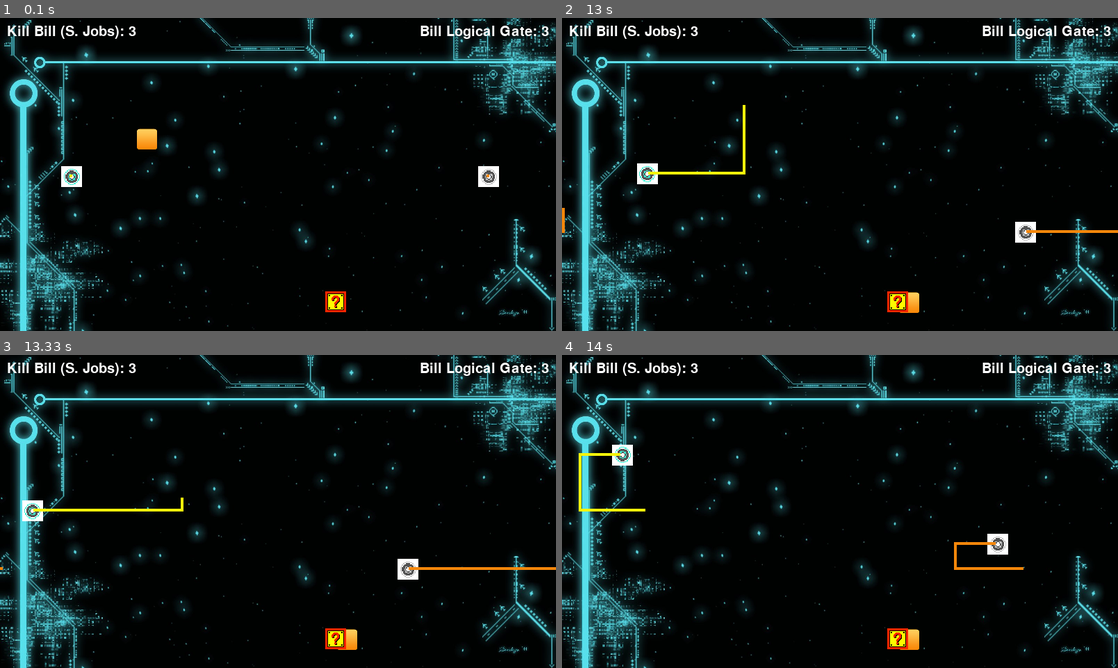
Above: before the commit, frames 1-4 (two rows, left to right).
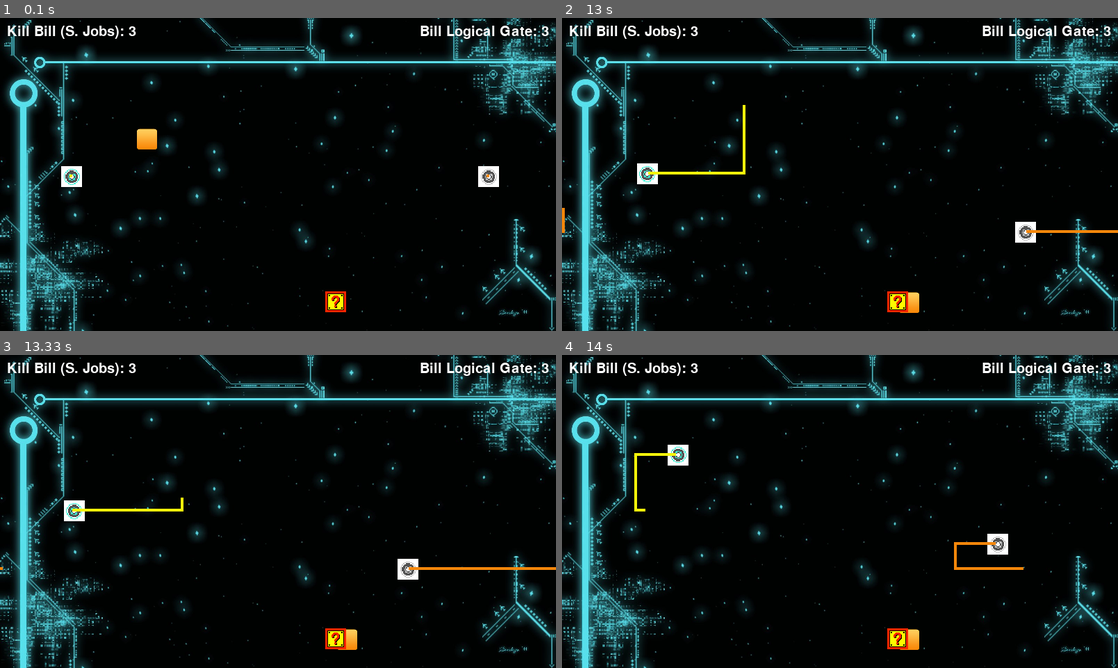
Above: after the commit, the same moments.

Repository: cruzas/tron_kart
Game: pygame game, started from main/trongrid.py
Same seed, same stepped clock (60 frames per second), same inputs: the game is played once before the commit and once after it.
Inputs:
- Up to frame 1 (0.1 s): no input
- Up to frame 2 (13 s): hold Left 0.33-0.87 s; hold Down 0.9-1.2 s; hold S 0.9-1.2 s; hold Left 1.23-1.63 s; hold A 1.23-1.63 s; hold Up 1.67-2.03 s; hold W 1.67-2.03 s; hold Right 2.07-2.7 s; hold D 2.07-2.7 s; hold Down 2.73-3.1 s; hold S 2.73-3.1 s; hold Left 3.13-3.6 s; hold A 3.13-3.6 s; tap E at 3.28, 4.62, 6.02, 7.52, 8.92, 10.32, 11.48 s; hold Right 3.63-4.1 s; hold D 3.63-4.1 s; tap Right Shift at 3.78, 5.12, 6.45, 7.92, 9.25, 10.65, 12.15 s; hold Up 4.13-4.43 s; hold W 4.13-4.43 s; hold Right 4.47-4.93 s; hold D 4.47-4.93 s; hold Left 4.97-5.5 s; hold A 4.97-5.5 s; hold Down 5.53-5.83 s; hold S 5.53-5.83 s; hold Left 5.87-6.27 s; hold A 5.87-6.27 s; hold Up 6.3-6.67 s; hold W 6.3-6.67 s; hold Right 6.7-7.33 s; hold D 6.7-7.33 s; hold Down 7.37-7.73 s; hold S 7.37-7.73 s; hold Left 7.77-8.23 s; hold A 7.77-8.23 s; hold Right 8.27-8.73 s; hold D 8.27-8.73 s; hold Up 8.77-9.07 s; hold W 8.77-9.07 s; hold Right 9.1-9.57 s; hold D 9.1-9.57 s; hold Down 10.17-10.47 s; hold S 10.17-10.47 s; hold Left 10.5-10.9 s; hold A 10.5-10.9 s; hold Up 10.93-11.3 s; hold W 10.93-11.3 s; hold Right 11.33-11.97 s; hold D 11.33-11.97 s; hold Down 12-12.37 s; hold S 12-12.37 s; hold Left 12.4-12.87 s; hold A 12.4-12.87 s; hold Right from 12.9 s (still down); hold D from 12.9 s (still down)
- Up to frame 3 (13.33 s): keep holding Right; keep holding D; tap E at 13.05 s
- Up to frame 4 (14 s): release Right at 13.37 s; release D at 13.37 s; hold Up 13.4-13.7 s; hold W 13.4-13.7 s; tap Right Shift at 13.55 s; hold Right from 13.73 s (still down); hold D from 13.73 s (still down)

Frames 1-2 are identical in both runs. In frame 3, 0.5% of the frame differs, in the area x 4-16%, y 46-54%; in frame 4, 0.9%, in the area x 3-23%, y 28-50%.

Commit message:
Bug kind of fixed.

Diff:
--- a/main/trongrid.py
+++ b/main/trongrid.py
@@ -8,6 +8,8 @@
 import random
 import sys
 import eztext
+
+#
 
 class TronTimer:
     """This class should only be used for this project.
@@ -24,6 +26,7 @@
     def start(self):
         self.stop()
         self.started = True
+
     #
 
     def inc(self):
@@ -38,7 +41,7 @@
     #
 
     def stop(self):
-        self.started - False
+        self.started = False ### Is this (-) a mistake? Yes it was
         self.finished = False
         self.t = 0
     #
@@ -53,6 +56,7 @@
 
     STATUS = [0, 1, 2] # collision status: 0=NO, 1=YES, 2=BOTH
     MAX_LIVES = 3
+
 
     def __init__(self, surface, name, lives, img_path, pos, piece_color, piece_image, size=(30, 30), piece_size=(4, 4), direction='', length=60):
         self.timer = TronTimer(100) # 100 is the amount of "time" that has to pass
@@ -534,6 +538,7 @@
 
         pygame.display.update()
         pygame.time.wait(1000)
+
     #
 
     def gameover(self, winner):
